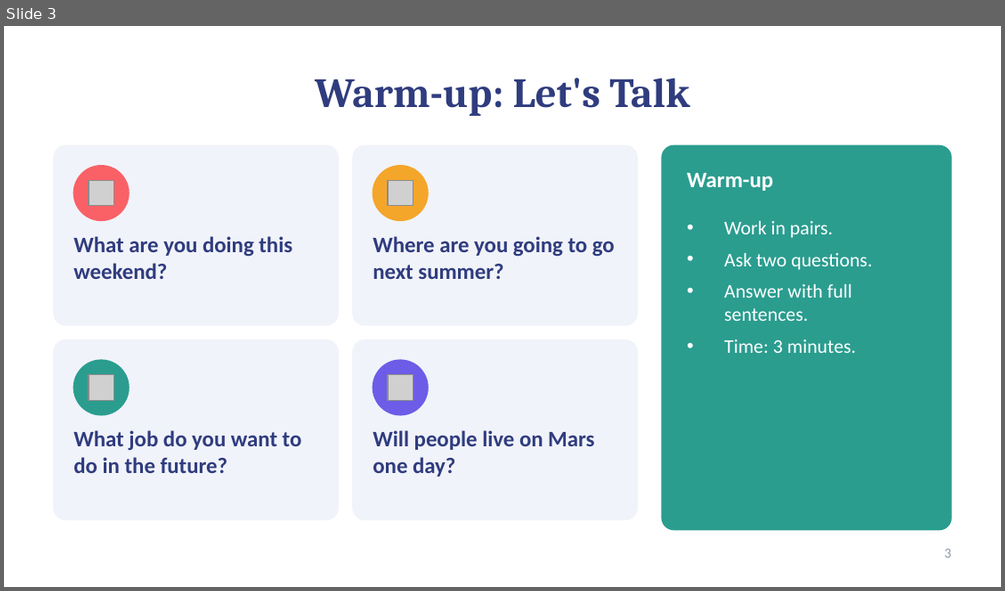
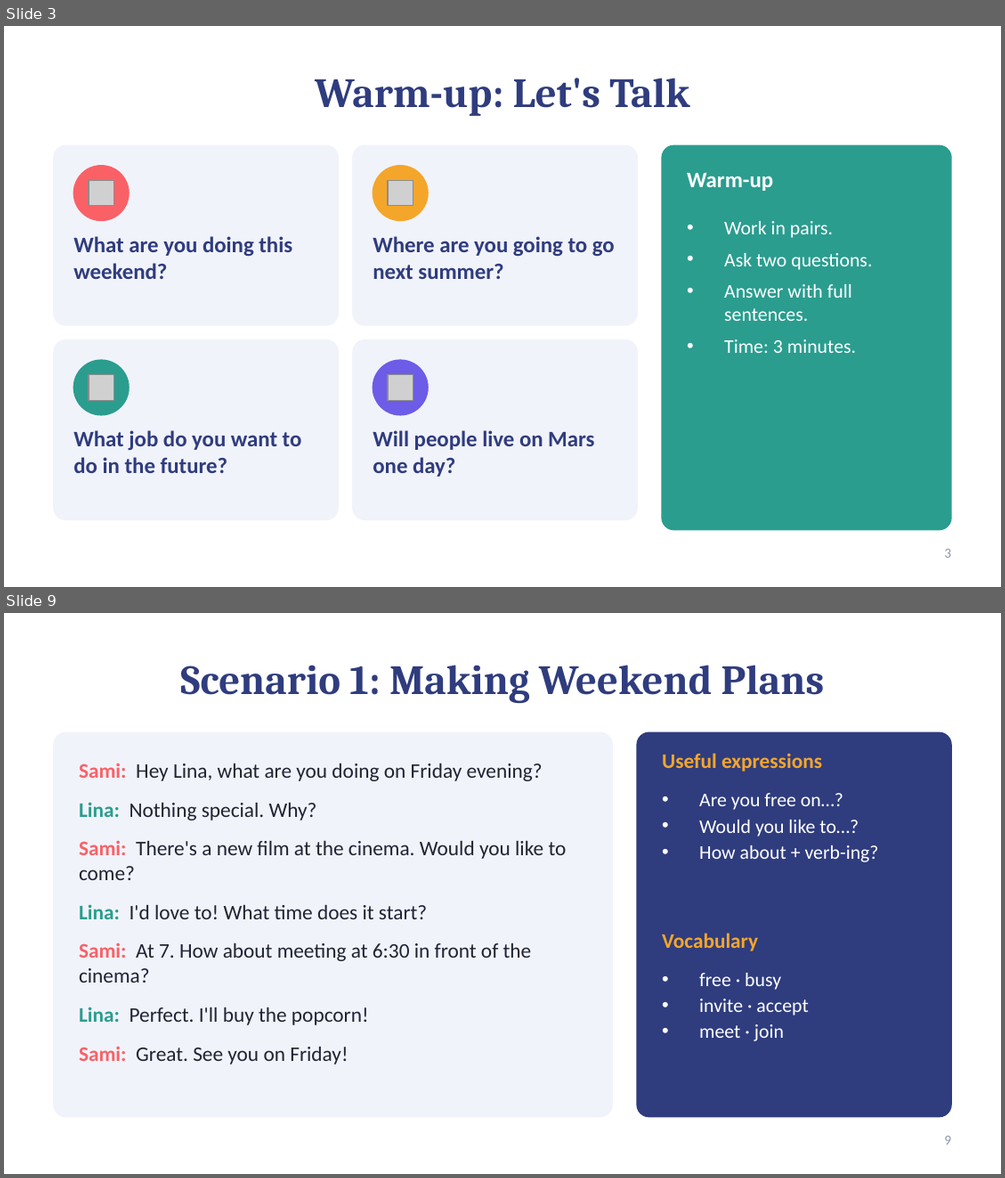
Before and after one commit to moundhermghezzi321-oss/leafgraud, a slide deck: Lesson5_Plans_and_Dreams.pptx. Shown one above the other, each under a label of ours: slide 3 before the commit, slides 3 and 9 after it; the slides between them are not shown. The pictures are 1005x591 and 1005x1178 pixels, drawn with LibreOffice and Linux fonts; fonts in the diff are those of the drawing; grey boxes stand for pictures. Boxes give left, top, right and bottom in pixels: in the first picture for what was removed or moved away, otherwise in the second. Text is boxed around its words. In the diff, an @@ line names an element or a change of style, - is before the commit and + after.

```diff
--- a/Lesson5_Plans_and_Dreams.pptx
+++ b/Lesson5_Plans_and_Dreams.pptx
@@ slide 9 added at <box>4,613,1001,1174</box>, background #FFFFFF @@
@@ title added at <box>180,665,825,703</box>, 30 pt, text #2F3C7E, bold @@
+Scenario 1: Making Weekend Plans
@@ rounded rectangle added at <box>54,732,612,1117</box>, fill #F1F3FA, outline #F1F3FA 1 pt @@
@@ rounded rectangle added at <box>637,732,951,1117</box>, fill #2F3C7E, outline #2F3C7E 1 pt @@
@@ text added at <box>79,763,566,1064</box>, 15 pt, text #1F2433 @@
+Sami: Hey Lina, what are you doing on Friday evening?
+Lina: Nothing special. Why?
+Sami: There's a new film at the cinema. Would you like to come?
+Lina: I'd love to! What time does it start?
+Sami: At 7. How about meeting at 6:30 in front of the cinema?
+Lina: Perfect. I'll buy the popcorn!
+Sami: Great. See you on Friday!
@@ text added at <box>662,753,822,771</box>, 15 pt, text #F4A62A, bold @@
+Useful expressions
@@ text added at <box>699,793,879,862</box>, 14 pt, text #FFFFFF @@
+• Are you free on…?
+• Would you like to…?
+• How about + verb-ing?
@@ text added at <box>662,933,758,951</box>, 15 pt, text #F4A62A, bold @@
+Vocabulary
@@ text added at <box>699,973,808,1041</box>, 14 pt, text #FFFFFF @@
+• free · busy
+• invite · accept
+• meet · join
@@ page number added at <box>944,1135,951,1144</box>, 10 pt, text #8D99AE @@
+9
```
Also in this commit, not shown: 11 slides changed, 6 other slides added, 6 slides removed.
